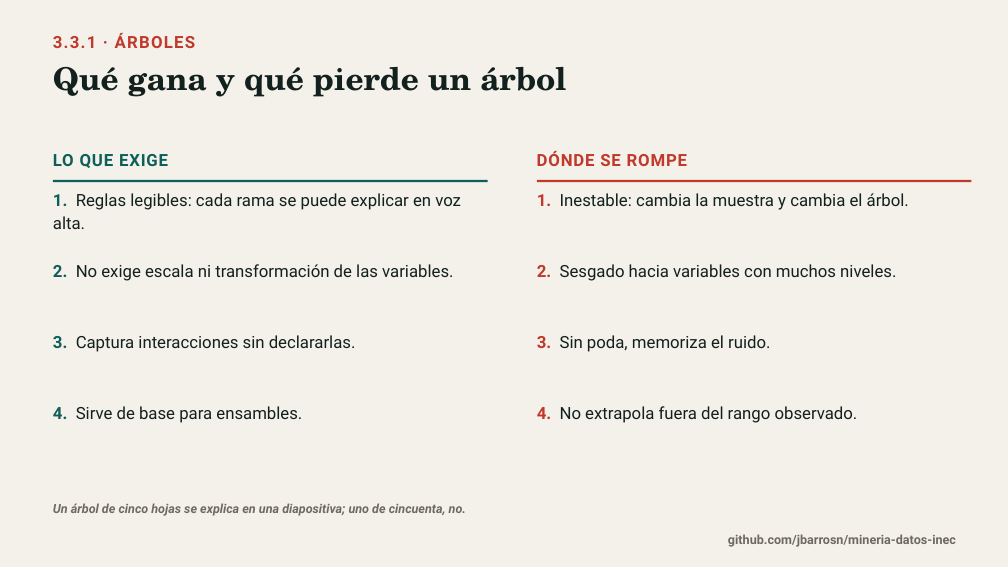
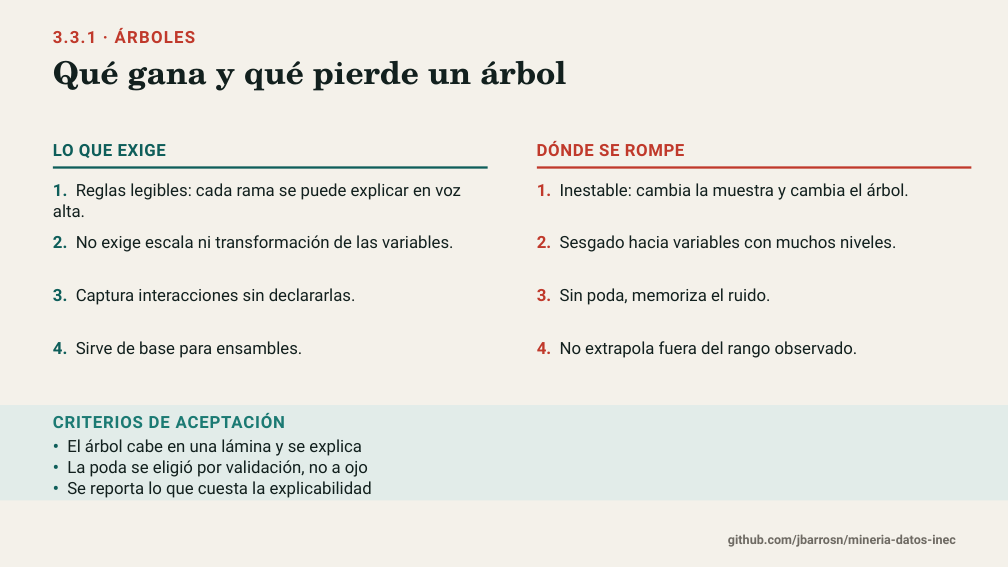
Before and after one commit to jbarrosn/mineria-datos-inec, a slide deck: slide 7 of docs/diapositivas/03_aprendizaje_automatico.pptx. Drawn at 1008x567 pixels with LibreOffice and Linux fonts; fonts in the diff are those of the drawing. Boxes give left, top, right and bottom in pixels: in the first picture for what was removed or moved away, otherwise in the second. Text is boxed around its words. In the diff, an @@ line names an element or a change of style, - is before the commit and + after.

Commit message:
Agrega criterios de aceptacion a cada lamina y reajusta la retícula

```diff
--- a/docs/diapositivas/03_aprendizaje_automatico.pptx
+++ b/docs/diapositivas/03_aprendizaje_automatico.pptx
@@ text "3.3.1 · ÁRBOLES": place and size @@
-text "3.3.1 · ÁRBOLES" at <box>53,33,195,48</box>
+text "3.3.1 · ÁRBOLES" at <box>53,28,195,43</box>
@@ text "Qué gana y qué pierde ...": place and size @@
-text "Qué gana y qué pierde ..." at <box>53,67,566,97</box>
+text "Qué gana y qué pierde ..." at <box>53,61,566,91</box>
@@ text "LO QUE EXIGE": place and size @@
-text "LO QUE EXIGE" at <box>53,154,168,168</box>
+text "LO QUE EXIGE" at <box>53,144,166,158</box>
@@ text "LO QUE EXIGE" at <box>53,144,166,158</box>: letter spacing 0.8 to 0.6 pt @@
@@ text "DÓNDE SE ROMPE": place and size @@
-text "DÓNDE SE ROMPE" at <box>537,151,687,166</box>
+text "DÓNDE SE ROMPE" at <box>537,141,685,156</box>
@@ text "DÓNDE SE ROMPE" at <box>537,141,685,156</box>: letter spacing 0.8 to 0.6 pt @@
@@ text "1. Reglas legibles: cada rama ...": place and size @@
-text "1. Reglas legibles: cada rama ..." at <box>53,193,461,229</box>
+text "1. Reglas legibles: cada rama ..." at <box>53,183,461,217</box>
@@ rectangle: place and size @@
-rectangle at <box>53,180,488,182</box>
+rectangle at <box>53,166,488,169</box>
@@ text "1. Inestable: cambia la muestra ...": place and size @@
-text "1. Inestable: cambia la muestra ..." at <box>537,193,909,210</box>
+text "1. Inestable: cambia la muestra ..." at <box>537,183,909,200</box>
@@ rectangle: place and size @@
-rectangle at <box>537,180,972,182</box>
+rectangle at <box>537,166,972,169</box>
@@ text "2. No exige escala ni ...": place and size @@
-text "2. No exige escala ni ..." at <box>53,264,453,281</box>
+text "2. No exige escala ni ..." at <box>53,235,453,252</box>
@@ text "2. Sesgado hacia variables con ...": place and size @@
-text "2. Sesgado hacia variables con ..." at <box>537,264,896,281</box>
+text "2. Sesgado hacia variables con ..." at <box>537,235,896,252</box>
@@ text "3. Captura interacciones sin declararlas.": place and size @@
-text "3. Captura interacciones sin declararlas." at <box>53,335,356,352</box>
+text "3. Captura interacciones sin declararlas." at <box>53,288,356,305</box>
@@ text "3. Sin poda, memoriza el ...": place and size @@
-text "3. Sin poda, memoriza el ..." at <box>537,335,770,352</box>
+text "3. Sin poda, memoriza el ..." at <box>537,288,770,305</box>
@@ text "4. Sirve de base para ...": place and size @@
-text "4. Sirve de base para ..." at <box>53,406,302,423</box>
+text "4. Sirve de base para ..." at <box>53,341,302,358</box>
@@ line spacing 1.12 to 1.08 in 8 elements at <box>53,183,461,217</box>, <box>537,183,909,200</box>, <box>53,235,453,252</box>, <box>537,235,896,252</box>, <box>53,288,356,305</box>, <box>537,288,770,305</box>, <box>53,341,302,358</box>, <box>537,341,858,358</box> @@
@@ text "4. No extrapola fuera del ...": place and size @@
-text "4. No extrapola fuera del ..." at <box>537,406,858,423</box>
+text "4. No extrapola fuera del ..." at <box>537,341,858,358</box>
@@ rectangle added at <box>0,405,1008,501</box>, fill #E2ECE9 @@
@@ text added at <box>53,413,285,428</box>, 16 pt, text #1B7A73, bold @@
+CRITERIOS DE ACEPTACIÓN
@@ text added at <box>67,439,372,498</box>, 16 pt, text #12201E @@
+• El árbol cabe en una lámina y se explica
+• La poda se eligió por validación, no a ojo
+• Se reporta lo que cuesta la explicabilidad
@@ text removed at <box>53,503,466,516</box> @@
-Un árbol de cinco hojas se explica en una diapositiva; uno de cincuenta, no.
```
Also in this commit, not shown: 12 other slides changed, 9 other files.
